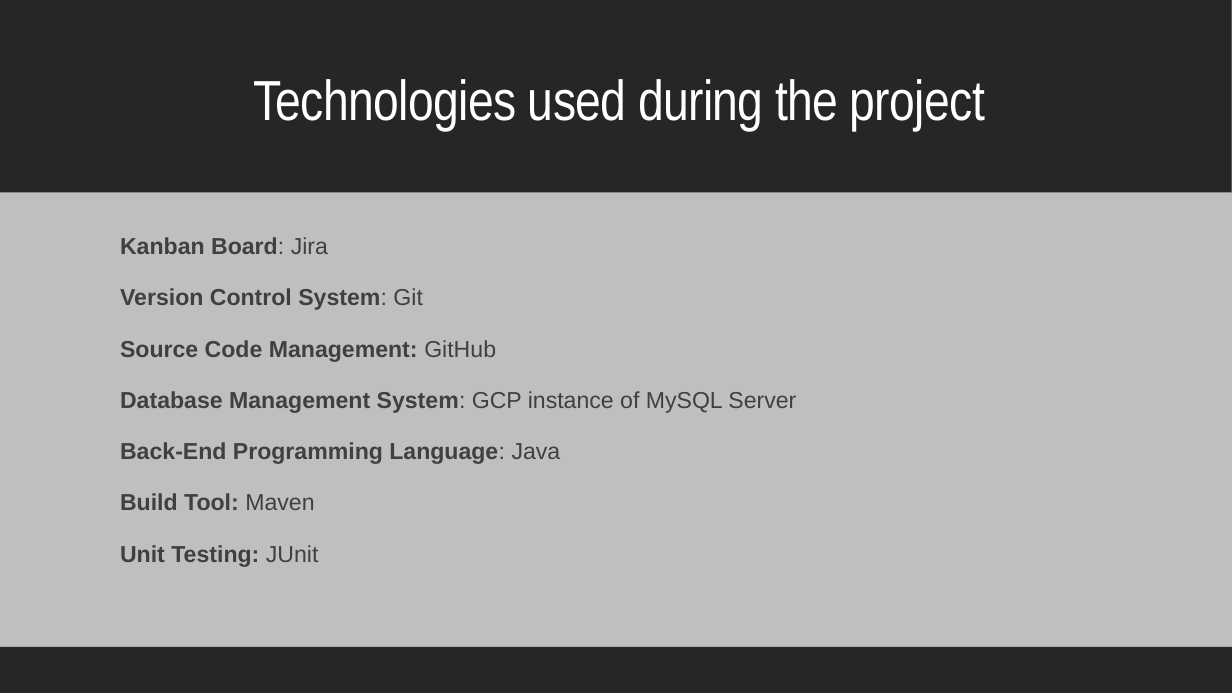
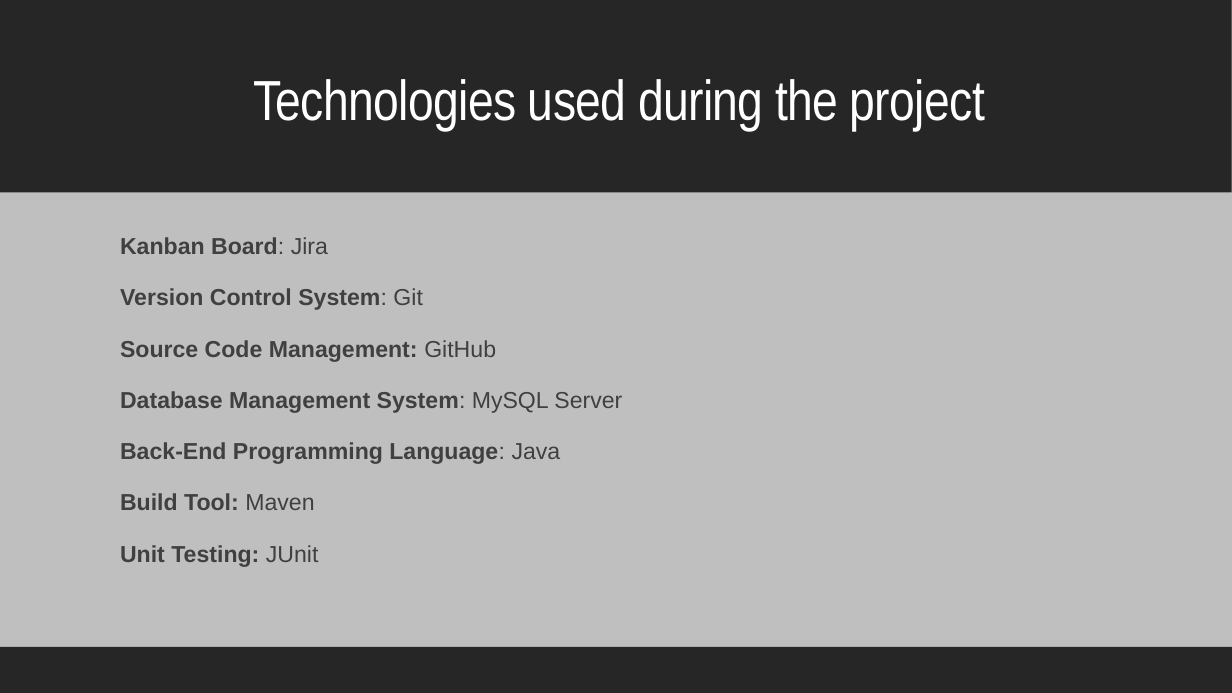
Before and after one commit to Arthurraffs/arthur-ims-project, a slide deck: slide 5 of ArthurIMS-presentation.pptx (slide 4 before the commit). Drawn at 1232x693 pixels with LibreOffice and Linux fonts; fonts in the diff are those of the drawing. Boxes give left, top, right and bottom in pixels: in the first picture for what was removed or moved away, otherwise in the second. Text is boxed around its words. In the diff, an @@ line names an element or a change of style, - is before the commit and + after.

Commit message:
project day commit

```diff
--- a/ArthurIMS-presentation.pptx
+++ b/ArthurIMS-presentation.pptx
@@ text at [120,391,622,413]: text changed; bold on @@
-  Database Management System: GCP instance of MySQL Server
+  Database Management System: MySQL Server
```
Also in this commit, not shown: 1 slide added.
